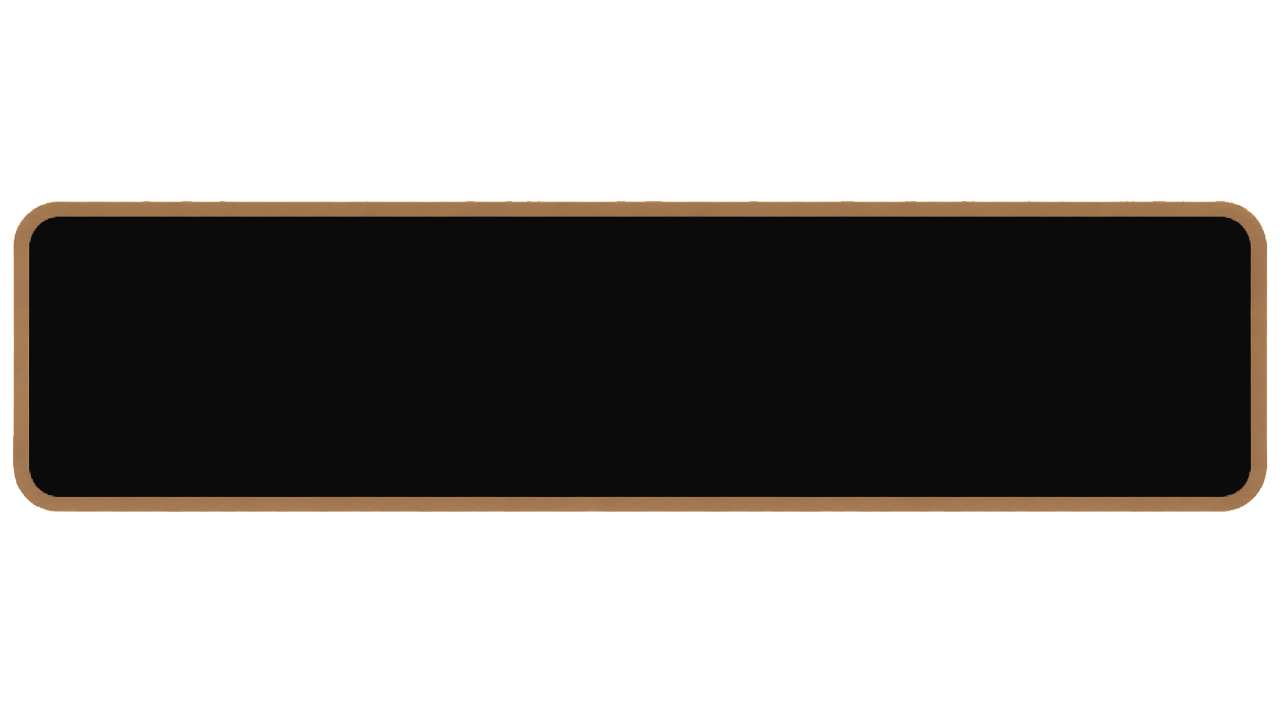
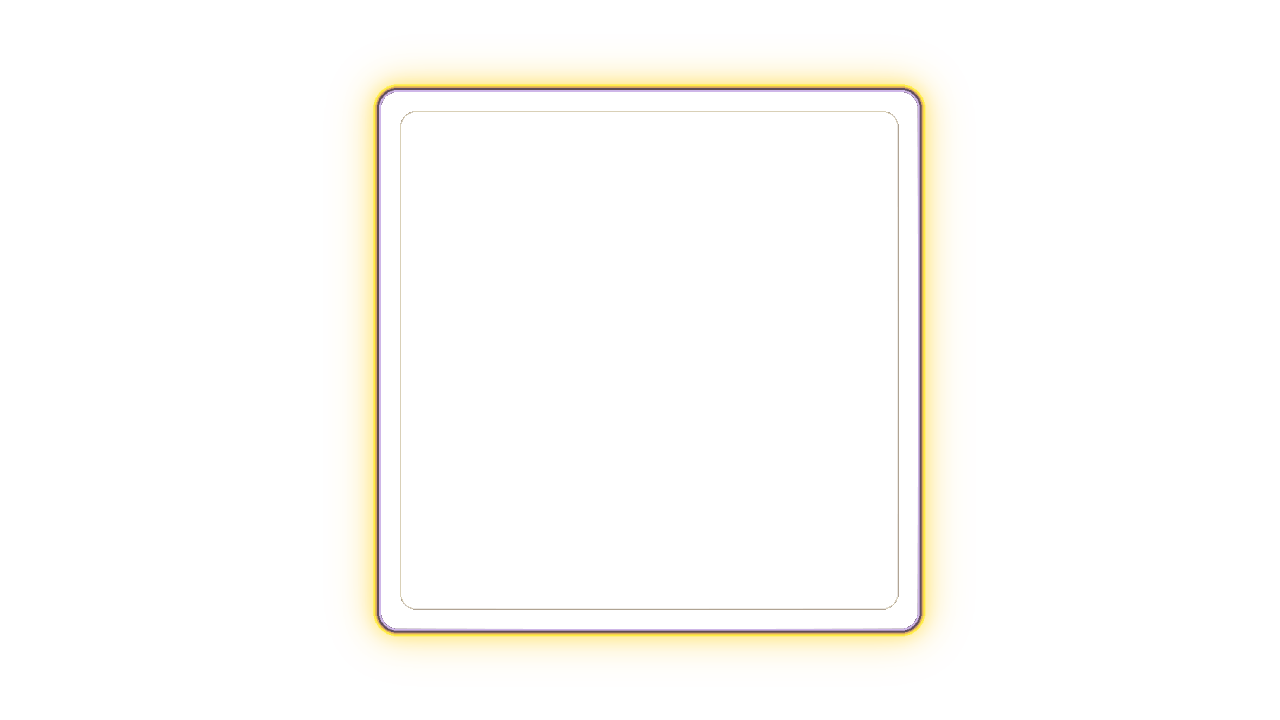
Layered file, before and after one edit (1280x720). Changes by layer:
added layer "square_glow_panel_true_alpha_800_800" above "ChatGPT Image 2026年7月5日 23_31_00" over [left=323, top=43, right=976, bottom=678]
hid "ChatGPT Image 2026年7月5日 23_31_00" over [left=12, top=200, right=1268, bottom=512]
